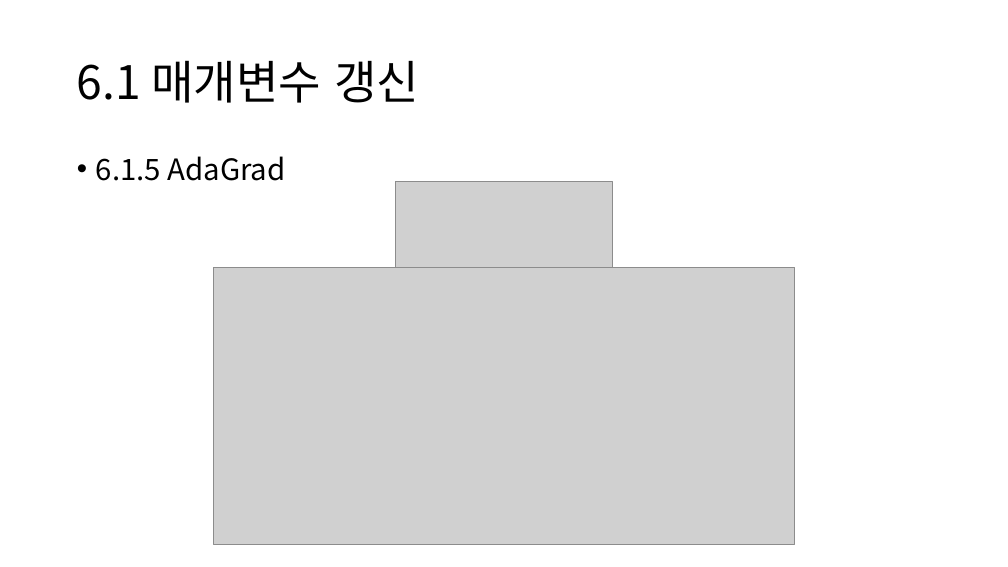
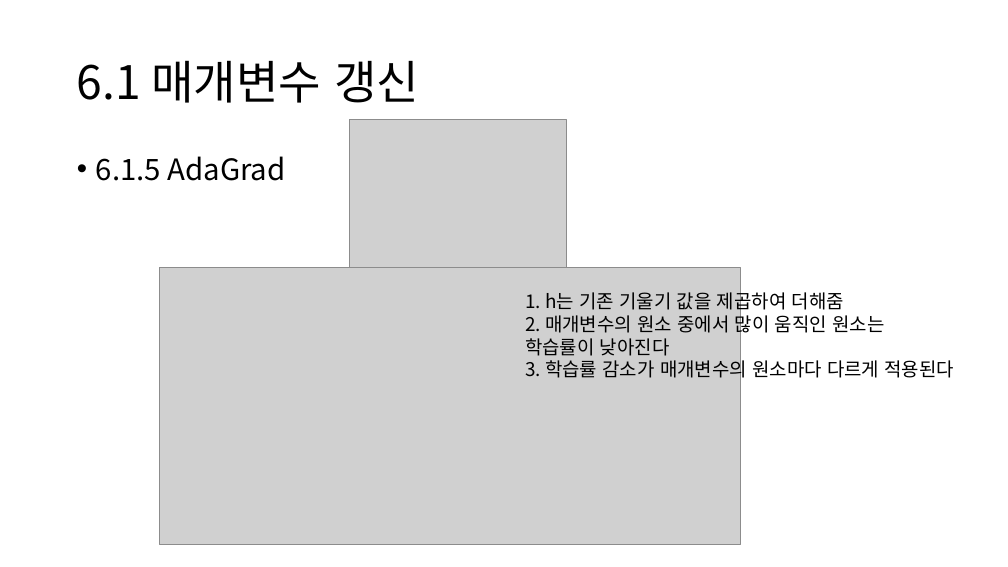
Before and after one commit to DL-StudyGroup/deep_learning_from_scratch, a slide deck: slide 16 of presentation/Week09.학습 관련 기술들.pptx (slide 14 before the commit). Drawn at 1008x567 pixels with LibreOffice and Linux fonts; fonts in the diff are those of the drawing; grey boxes stand for pictures. Boxes give left, top, right and bottom in pixels: in the first picture for what was removed or moved away, otherwise in the second. Text is boxed around its words. In the diff, an @@ line names an element or a change of style, - is before the commit and + after.

```diff
--- a/presentation/Week09.학습 관련 기술들.pptx
+++ b/presentation/Week09.학습 관련 기술들.pptx
@@ picture: place and size @@
-picture at bbox=[395, 181, 612, 331]
+picture at bbox=[350, 119, 566, 269]
@@ picture: place and size @@
-picture at bbox=[213, 267, 795, 544]
+picture at bbox=[160, 267, 741, 544]
@@ text added at bbox=[525, 289, 955, 382], 18 pt, text #000000 @@
+1. h는 기존 기울기 값을 제곱하여 더해줌
+2. 매개변수의 원소 중에서 많이 움직인 원소는
+학습률이 낮아진다
+3. 학습률 감소가 매개변수의 원소마다 다르게 적용된다
```
Also in this commit, not shown: 14 other slides changed, 6 slides added, 1 slide removed.
